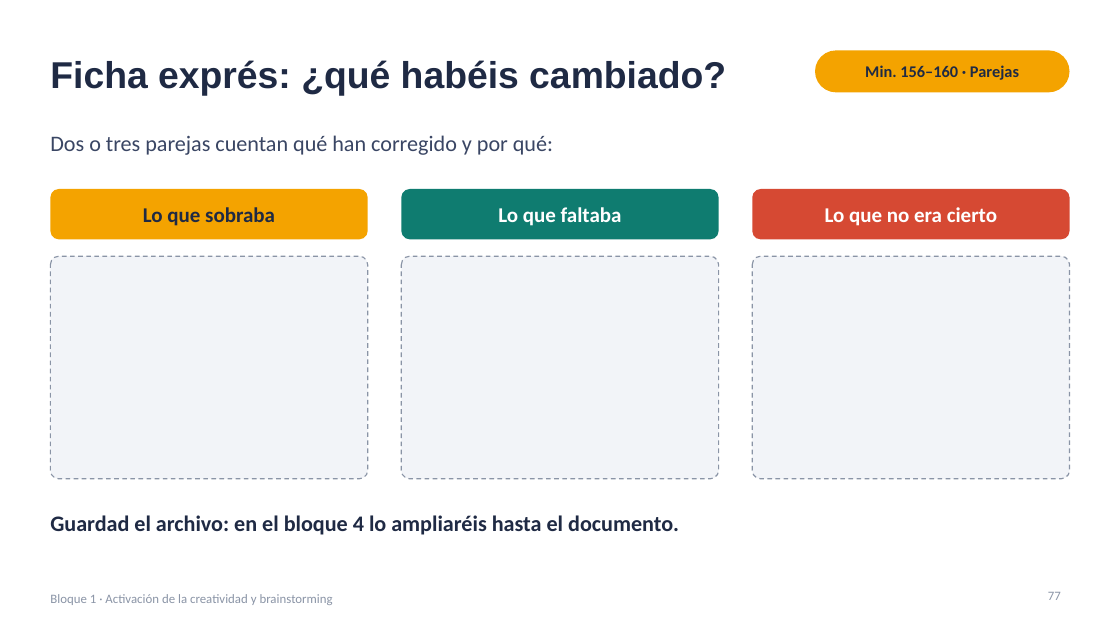
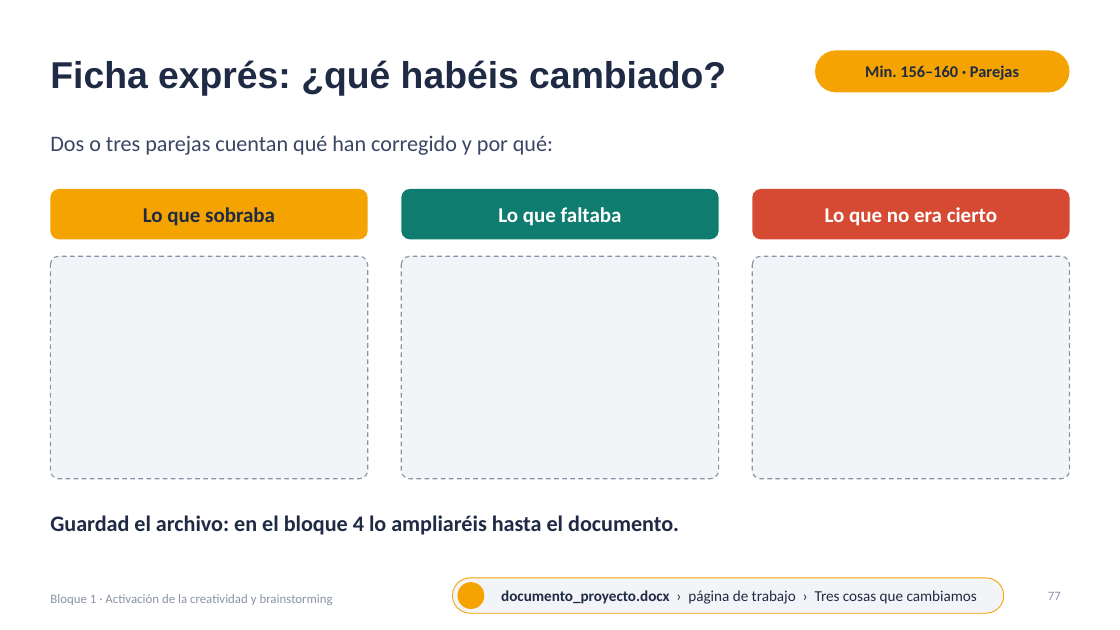
Before and after one commit to jjnieto/creatividad-ofimatica-ia, a slide deck: slide 77 of diapositivas/Curso.pptx. Drawn at 1120x630 pixels with LibreOffice and Linux fonts; fonts in the diff are those of the drawing; background and template pictures are left out. Boxes give left, top, right and bottom in pixels: in the first picture for what was removed or moved away, otherwise in the second. Text is boxed around its words. In the diff, an @@ line names an element or a change of style, - is before the commit and + after.

```diff
--- a/diapositivas/Curso.pptx
+++ b/diapositivas/Curso.pptx
@@ rounded rectangle added at (453, 578, 1004, 613), fill #F2F4F8, outline #F4A300 0.75 pt, 13 pt, text #1F2A44 @@
+documento_proyecto.docx › página de trabajo › Tres cosas que cambiamos
@@ ellipse added at (458, 582, 485, 609), fill #F4A300 @@
```
Also in this commit, not shown: 32 other slides changed, 1 other file.
